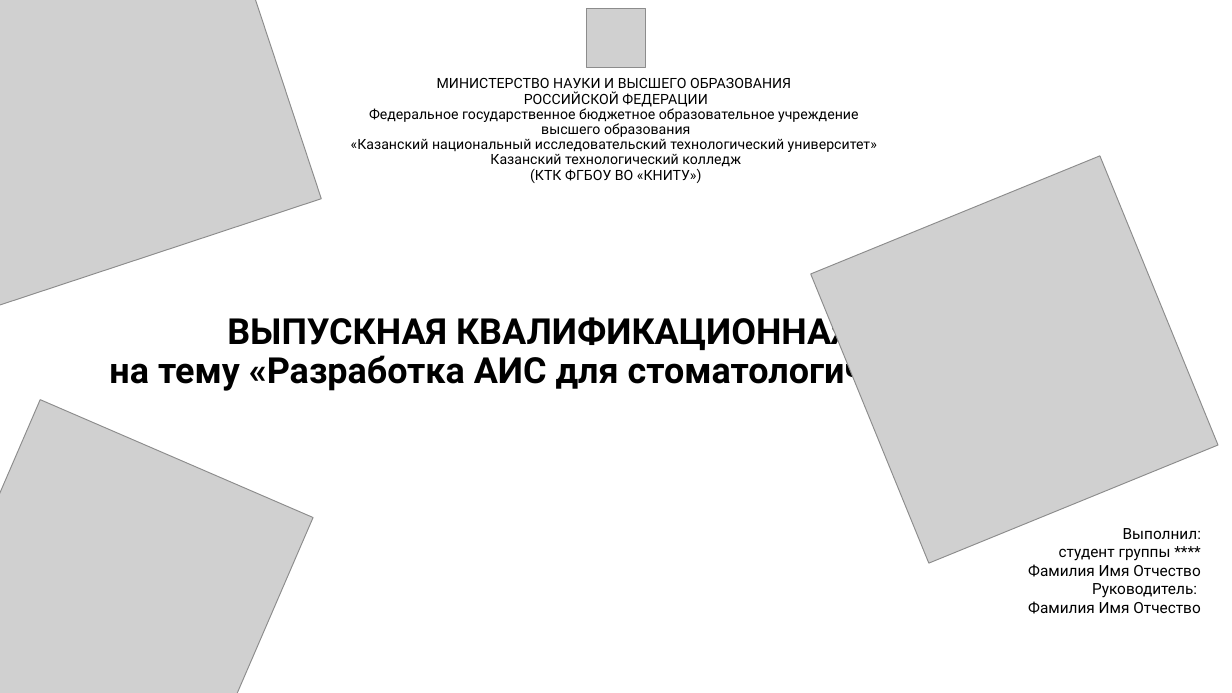
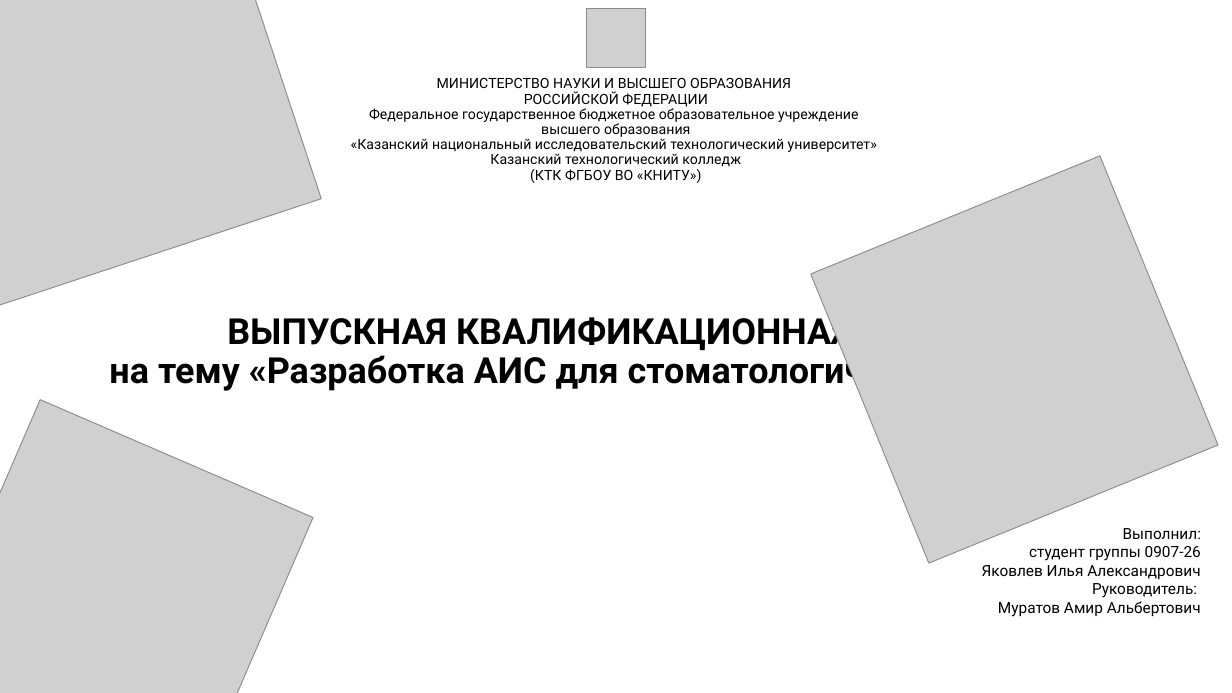
Before and after one commit to KaratiNOZ/diplom4ik, a slide deck: slide 1 of ПРЕЗЕНТАЦИЯ.pptx. Drawn at 1232x693 pixels with LibreOffice and Linux fonts; fonts in the diff are those of the drawing; grey boxes stand for pictures. Boxes give left, top, right and bottom in pixels: in the first picture for what was removed or moved away, otherwise in the second. Text is boxed around its words. In the diff, an @@ line names an element or a change of style, - is before the commit and + after.

```diff
--- a/ПРЕЗЕНТАЦИЯ.pptx
+++ b/ПРЕЗЕНТАЦИЯ.pptx
@@ text at <box>982,546,1201,579</box>: text changed @@
-студент группы ****
-Фамилия Имя Отчество
+студент группы 0907-26
+Яковлев Илья Александрович
@@ text at <box>998,601,1201,617</box>: text changed @@
-Фамилия Имя Отчество
+Муратов Амир Альбертович
```
Also in this commit, not shown: 8 other slides changed, 13 other files.
